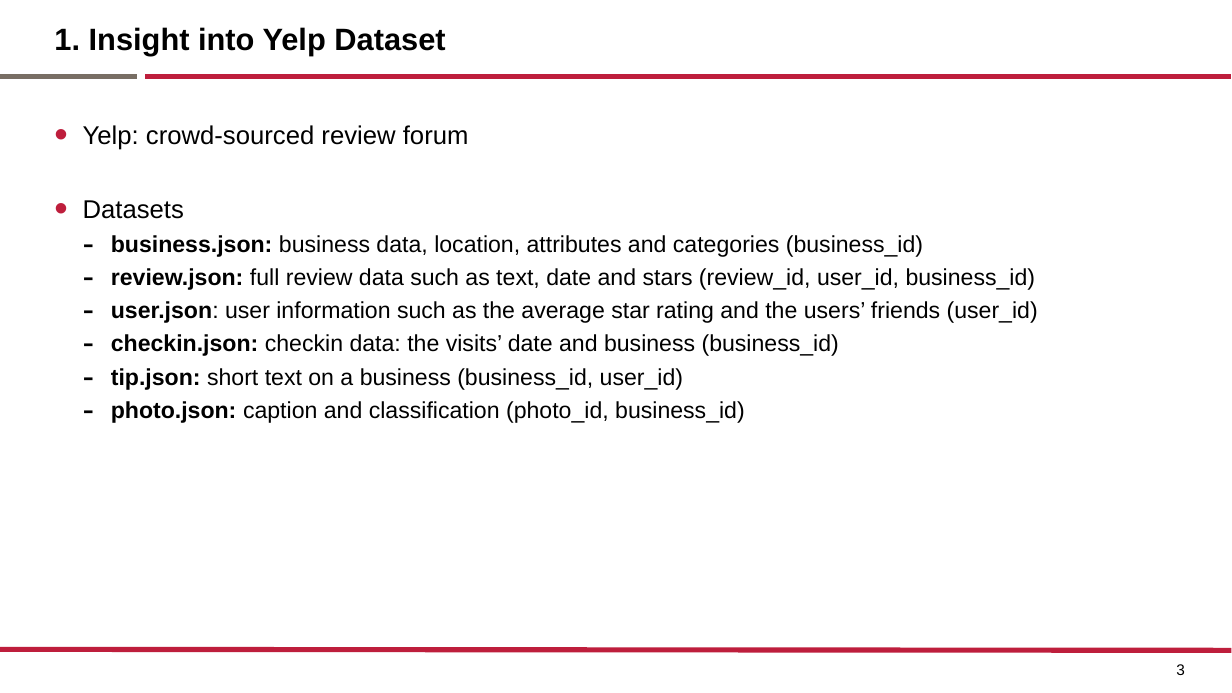
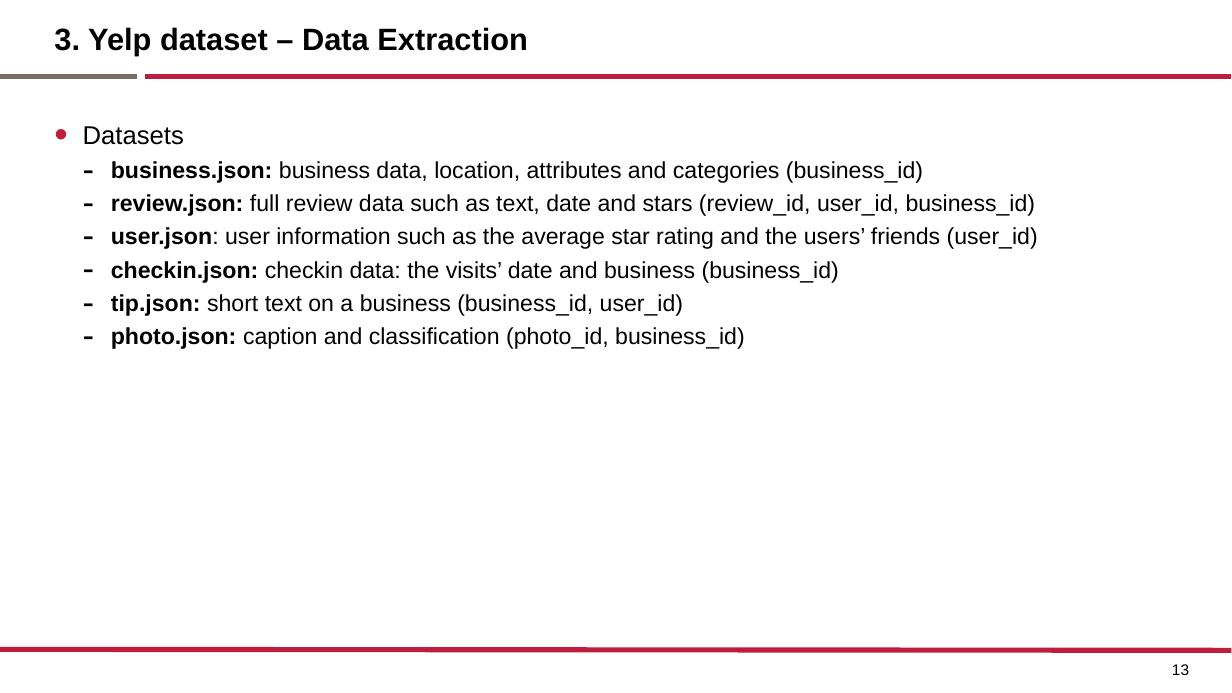
Before and after one commit to elviraPupka-Lipinski/Yelp_Analyzer, a slide deck: slide 13 of Presentation.pptx (slide 3 before the commit). Drawn at 1232x693 pixels with LibreOffice and Linux fonts; fonts in the diff are those of the drawing. Boxes give left, top, right and bottom in pixels: in the first picture for what was removed or moved away, otherwise in the second. Text is boxed around its words. In the diff, an @@ line names an element or a change of style, - is before the commit and + after.

```diff
--- a/Presentation.pptx
+++ b/Presentation.pptx
@@ title at <box>54,27,528,55</box>: text changed @@
-1. Insight into Yelp Dataset
+3. Yelp dataset – Data Extraction
@@ text at <box>83,125,469,150</box>: paragraph removed @@
-• Yelp: crowd-sourced review forum
@@ page number at <box>1172,664,1189,675</box>: text changed @@
-3
+13
```
Also in this commit, not shown: 7 other slides changed, 30 slides added, 4 slides removed, 4 other files.
